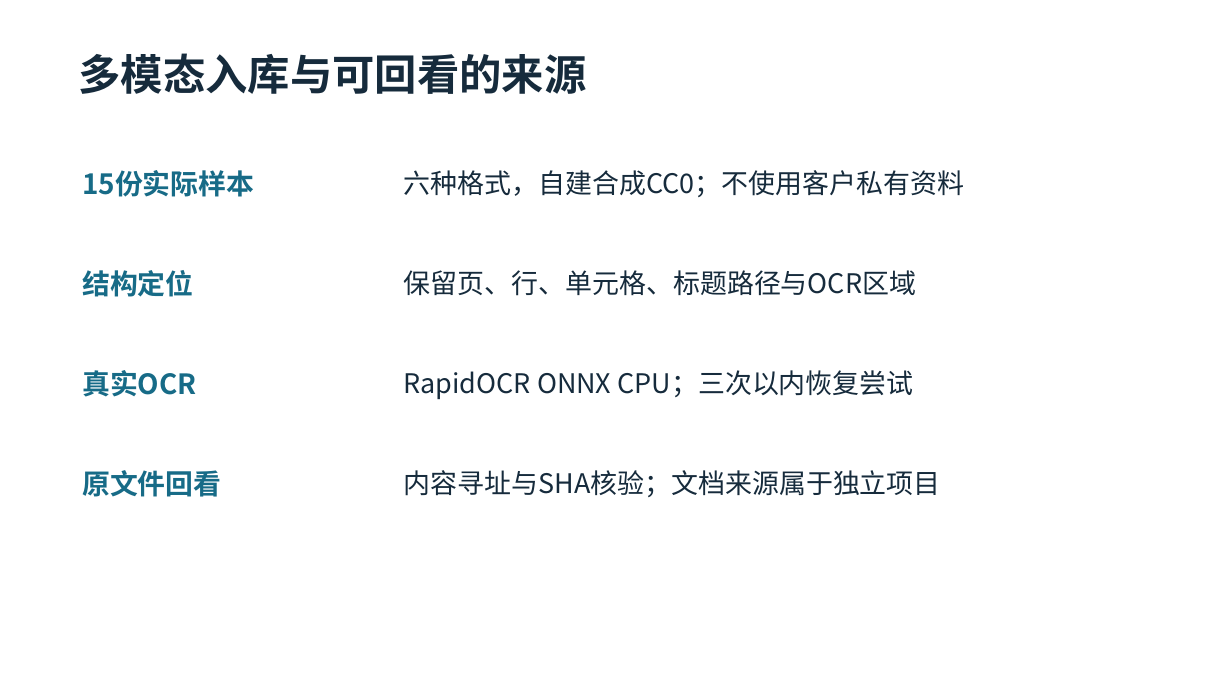
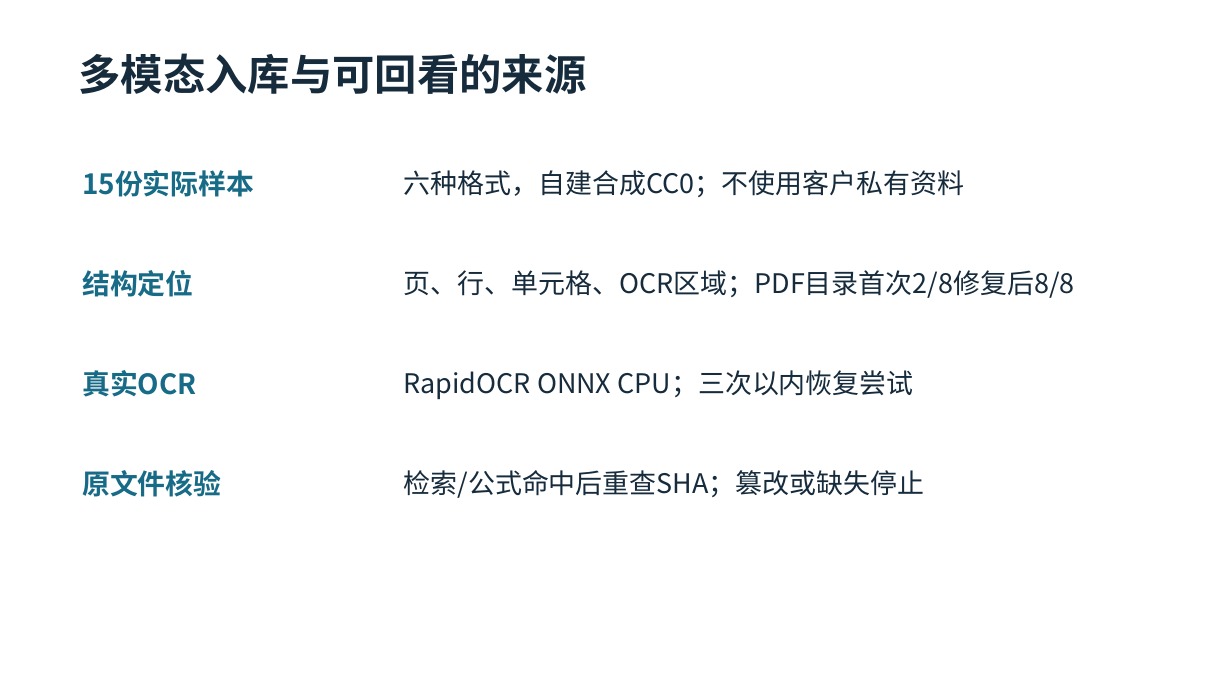
Before and after one commit to xk-uestc/omni-agent, a slide deck: slide 5 of delivery/05-anonymous-defense.pptx. Drawn at 1232x693 pixels with LibreOffice and Linux fonts; fonts in the diff are those of the drawing. Boxes give left, top, right and bottom in pixels: in the first picture for what was removed or moved away, otherwise in the second. Text is boxed around its words. In the diff, an @@ line names an element or a change of style, - is before the commit and + after.

```diff
--- a/delivery/05-anonymous-defense.pptx
+++ b/delivery/05-anonymous-defense.pptx
@@ text at [404,270,1075,298]: text changed @@
-保留页、行、单元格、标题路径与OCR区域
+页、行、单元格、OCR区域；PDF目录首次2/8修复后8/8
@@ text at [82,470,221,497]: text changed @@
-原文件回看
+原文件核验
@@ text at [404,470,925,498]: text changed @@
-内容寻址与SHA核验；文档来源属于独立项目
+检索/公式命中后重查SHA；篡改或缺失停止
```
Also in this commit, not shown: 3 other slides changed, 1 slide added, 1 slide removed, 43 other files.
